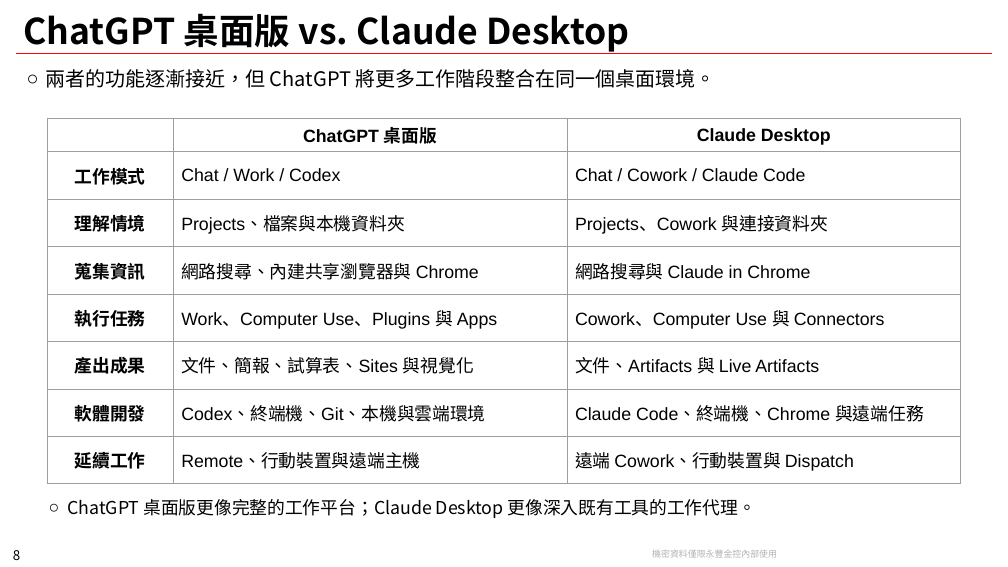
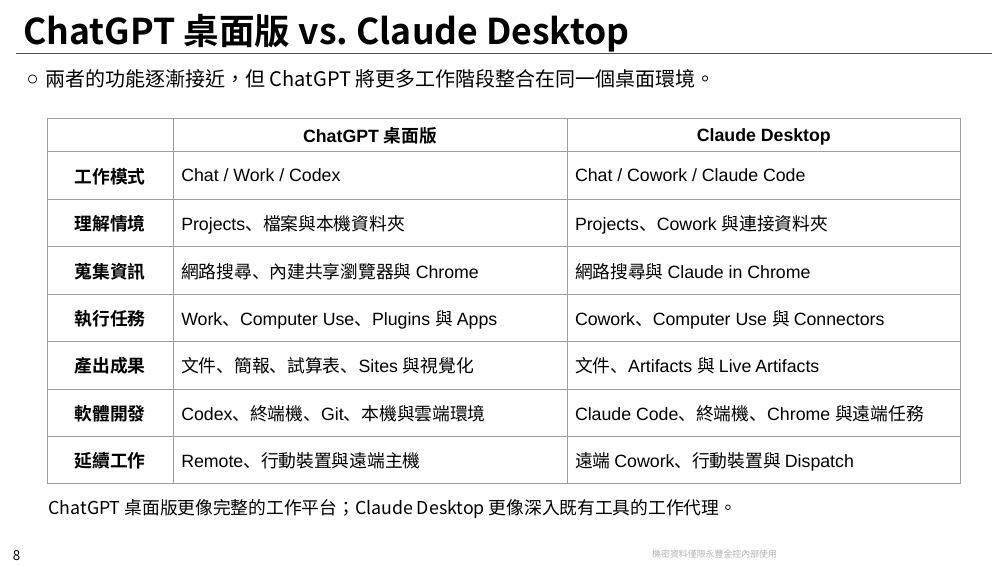
Before and after one commit to chunkai1312/temp, a slide deck: slide 8 of chatgpt.pptx. Drawn at 1008x567 pixels with LibreOffice and Linux fonts; fonts in the diff are those of the drawing; background and template pictures are left out. Boxes give left, top, right and bottom in pixels: in the first picture for what was removed or moved away, otherwise in the second. Text is boxed around its words. In the diff, an @@ line names an element or a change of style, - is before the commit and + after.

Commit message:
chore: add

```diff
--- a/chatgpt.pptx
+++ b/chatgpt.pptx
@@ text at <box>49,499,737,518</box>: bullet ○ to none @@
```
